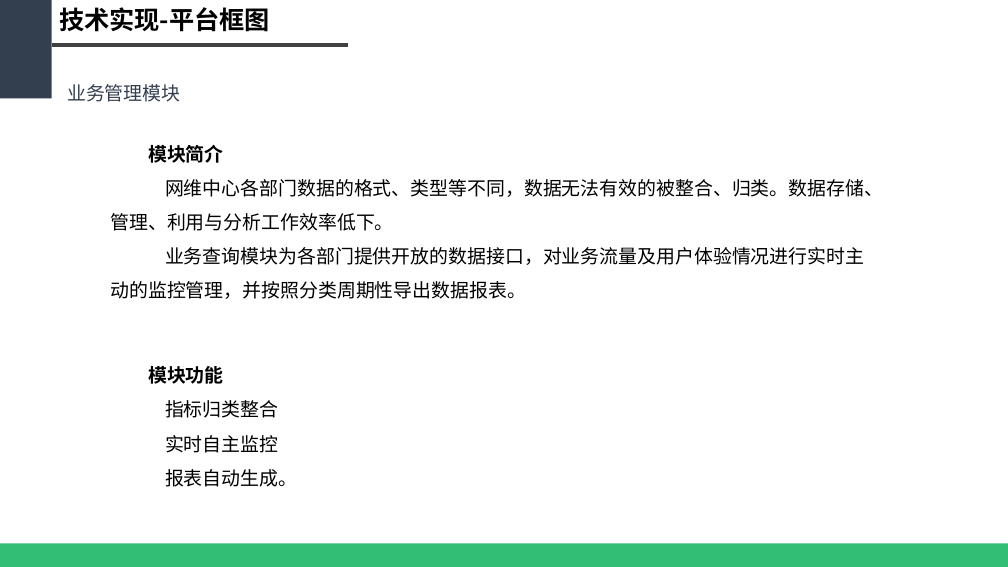
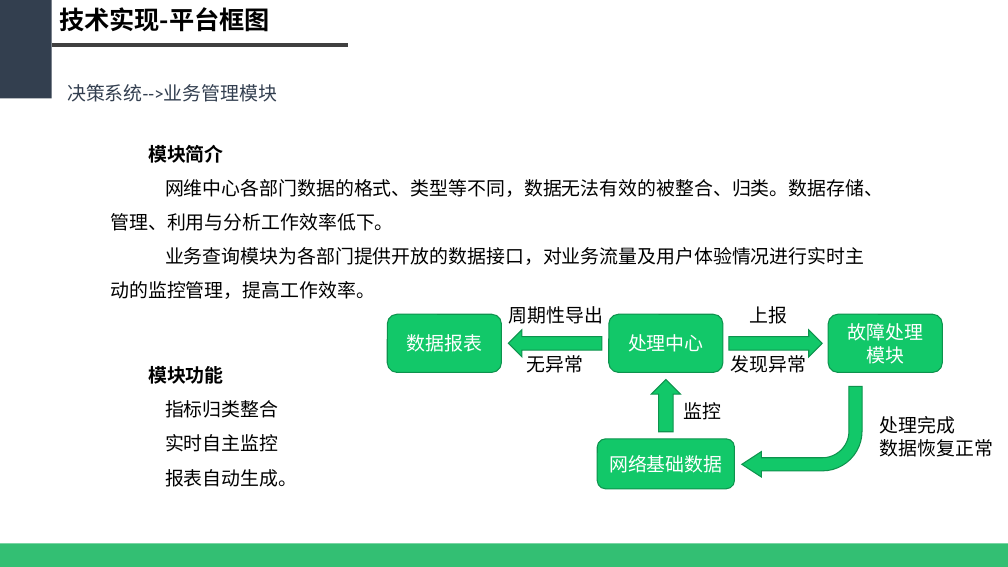
Before and after one commit to WeakX/ZHCM, a slide deck: slide 24 of PPT/(2018.01.16)基于大数据的智慧网络运维平台.pptx (slide 23 before the commit). Drawn at 1008x567 pixels with LibreOffice and Linux fonts; fonts in the diff are those of the drawing. Boxes give left, top, right and bottom in pixels: in the first picture for what was removed or moved away, otherwise in the second. Text is boxed around its words. In the diff, an @@ line names an element or a change of style, - is before the commit and + after.

```diff
--- a/PPT/(2018.01.16)基于大数据的智慧网络运维平台.pptx
+++ b/PPT/(2018.01.16)基于大数据的智慧网络运维平台.pptx
@@ text at <box>67,84,277,102</box>: text changed @@
-业务管理模块
+决策系统-->业务管理模块
@@ text at <box>110,247,864,299</box>: text changed @@
-业务查询模块为各部门提供开放的数据接口，对业务流量及用户体验情况进行实时主动的监控管理，并按照分类周期性导出数据报表。
+业务查询模块为各部门提供开放的数据接口，对业务流量及用户体验情况进行实时主动的监控管理，提高工作效率。
@@ group added at <box>387,306,993,488</box>: 5 texts, 4 rounded rectangles, 2 left arrows, 1 up arrow, 1 bent arrow @@
+网络基础数据
+处理中心
+监控
+数据报表
+故障处理模块
+发现异常
+上报
+处理完成
+数据恢复正常
+周期性导出
@@ text added at <box>527,355,584,373</box>, 18 pt, text #000000 @@
+无异常
```
Also in this commit, not shown: 12 other slides changed, 1 slide added, 4 other files.
